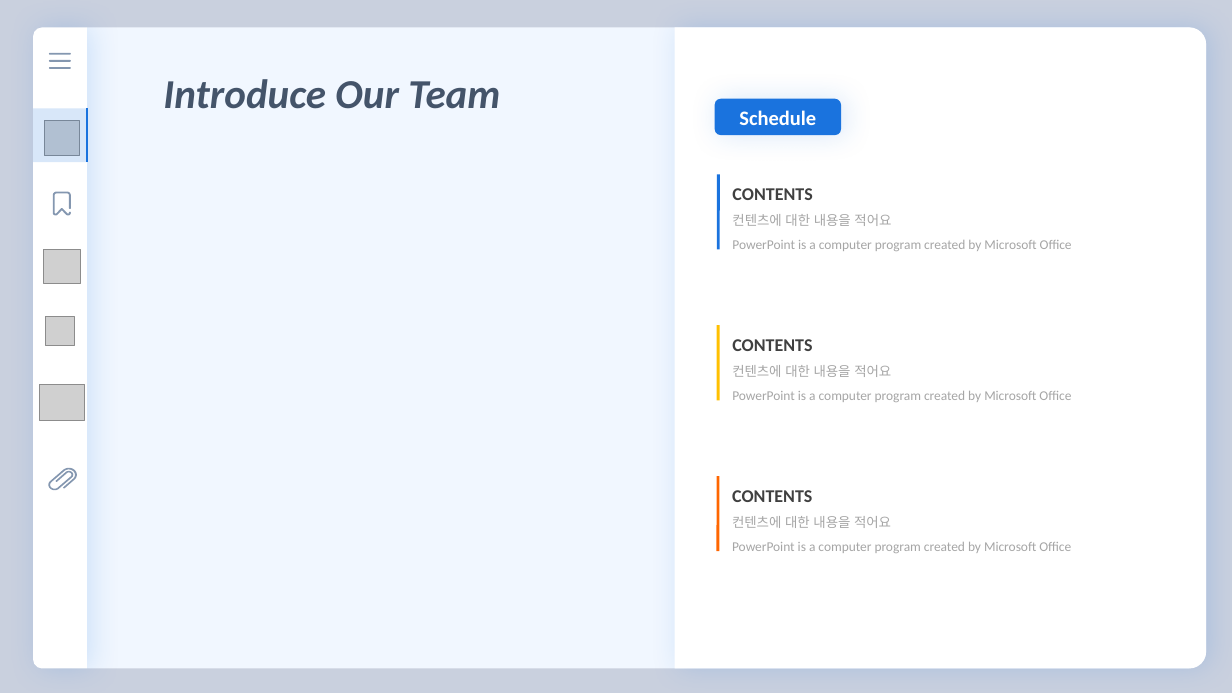
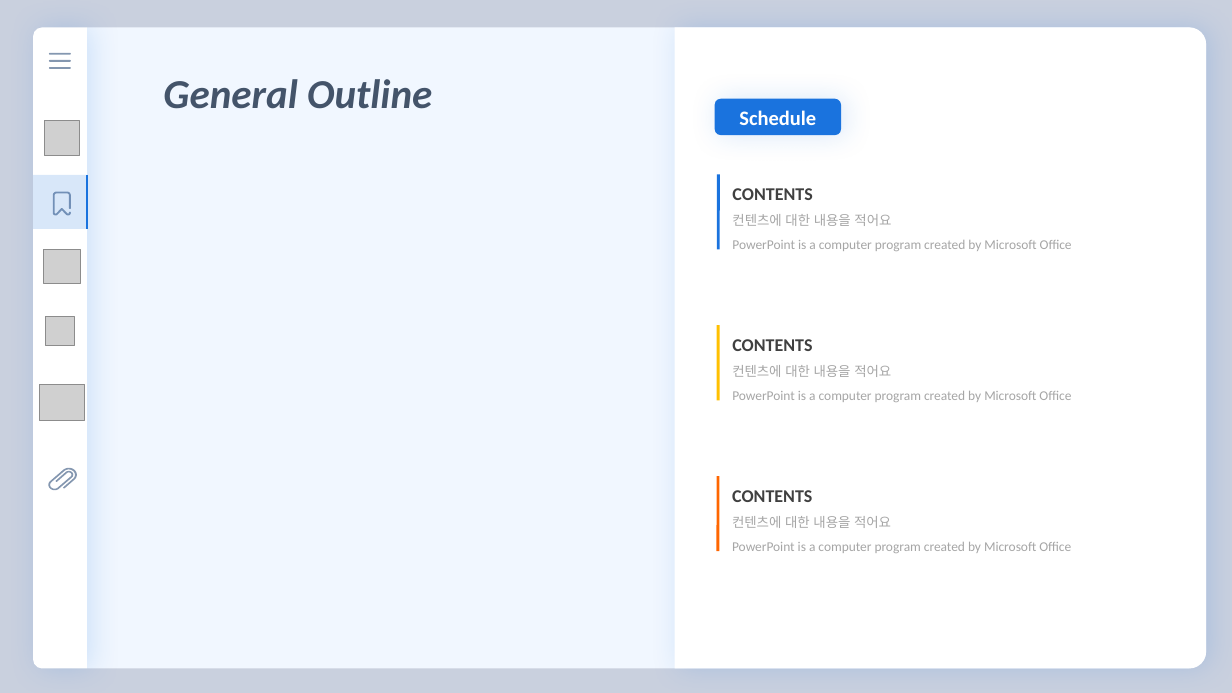
Before and after one commit to florentious/AutoGenerating_VariableName, a slide deck: slide 7 of Text/Presentation/presentation_ver0.2.pptm (slide 5 before the commit). Drawn at 1232x693 pixels with LibreOffice and Linux fonts; fonts in the diff are those of the drawing; grey boxes stand for pictures. Boxes give left, top, right and bottom in pixels: in the first picture for what was removed or moved away, otherwise in the second. Text is boxed around its words. In the diff, an @@ line names an element or a change of style, - is before the commit and + after.

```diff
--- a/Text/Presentation/presentation_ver0.2.pptm
+++ b/Text/Presentation/presentation_ver0.2.pptm
@@ text at [163,79,432,109]: text changed @@
-Introduce Our Team
+General Outline
@@ table: place and size @@
-table at [33,108,87,162]
+table at [33,175,87,228]
```
Also in this commit, not shown: 8 other slides changed, 8 slides added, 5 slides removed, 1 other file.
